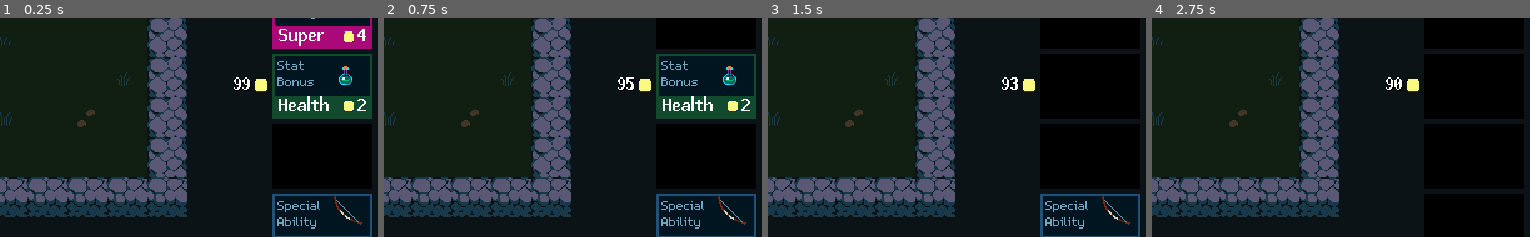
Above: before the commit, frames 1-4 (left to right).
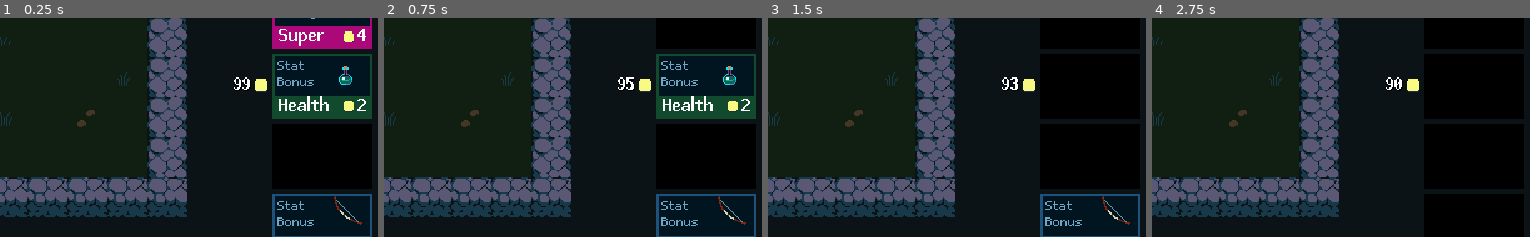
Above: after the commit, the same moments.

Repository: gustavofukunaga/tcc
Game: Godot game, scene res://Scenes/Arena/arena.tscn
The game is run twice, just before and just after one commit, with the same random seed, the same clock (stepped at 60 frames per second) and the same inputs.
Inputs (mouse positions are % of the whole screen's width and height, from its top left):
- Up to frame 1 (0.25 s): no input
- Up to frame 2 (0.75 s): click (93, 25) at 0.52 s
- Up to frame 3 (1.5 s): click (93, 40) at 1.27 s
- Up to frame 4 (2.75 s): click (93, 72) at 2.02 s
The pictures show only the part of the screen within x 50-100%, y 25-75%; the shares and areas given below are measured in that part.

The runs differ from the first frame. In frame 1, 0.3% of the frame differs, in the area x 73-85%, y 83-97%; in frame 2, 0.3%; in frame 3, 0.3%; in frame 4, nothing differs.

Commit message:
fix ability items

Diff:
--- a/Custom_nodes/items_handler.gd
+++ b/Custom_nodes/items_handler.gd
@@ -4,7 +4,7 @@
 func apply_item_effect(item: ItemStats, unit: Area2D):
 	#unit.stats.max_health += item.max_health
 	unit.stats.health += item.health
-	#unit.stats.max_mana += item.max_mana
+	unit.stats.max_mana = item.max_mana
 	#unit.stats.starting_mana += item.starting_mana
 	unit.stats.attack_damage += item.attack_damage
 	unit.stats.ability_power += item.ability_power
@@ -13,7 +13,10 @@
 	unit.stats.attack_range += item.attack_range
 	#unit.stats.melee_attack = preload("res://scenes/_effects/attack_smear_effect.tscn")
 	#unit.stats.ranged_attack = item.ranged_attack
-	#unit.stats.ability = item.ability
+	if item.ability:
+		if unit is BattleUnit:
+			unit.ability_spawner.scene = item.ability
+		unit.stats.ability = item.ability
 
 	if item.type == "Special Ability":
 		unit.stats.equipped_ability = item
--- a/Data/Items/arrow.tres
+++ b/Data/Items/arrow.tres
@@ -7,7 +7,7 @@
 script = ExtResource("1_n2f4x")
 name = "Arrow"
 description = " +4 attack range"
-type = "Special Ability"
+type = "Stat Bonus"
 rarity = 1
 gold_cost = 3
 pool_count = 5
--- a/Data/Items/arrow_special.tres
+++ b/Data/Items/arrow_special.tres
@@ -1,13 +1,27 @@
-[gd_resource type="Resource" script_class="ItemStats" load_steps=2 format=3 uid="uid://b1ynvpqy35n6b"]
+[gd_resource type="Resource" script_class="ItemStats" load_steps=4 format=3 uid="uid://b1ynvpqy35n6b"]
 
 [ext_resource type="Script" uid="uid://cwm0usltptrtm" path="res://Data/Items/item_stats.gd" id="1_ogaew"]
+[ext_resource type="PackedScene" uid="uid://b78xgtn2fbplx" path="res://Scenes/_abilities/hail_of_arrows.tscn" id="1_vytgw"]
+[ext_resource type="PackedScene" uid="uid://dxsdrhyvoicym" path="res://scenes/_effects/attack_smear_effect.tscn" id="2_skbtu"]
 
 [resource]
 script = ExtResource("1_ogaew")
 name = "Super"
+description = "3 Quick Ranged Attacks    +15 AP"
 type = "Special Ability"
 rarity = 2
 gold_cost = 4
 pool_count = 3
 skin_coordinates = Vector2i(3, 23)
+max_health = 0
+health = 0
+max_mana = 4
+starting_mana = 0
+attack_damage = 0
+ability_power = 15
+attack_speed = 0.0
+armor = 0
+attack_range = 0
+melee_attack = ExtResource("2_skbtu")
+ability = ExtResource("1_vytgw")
 metadata/_custom_type_script = "uid://cwm0usltptrtm"
--- a/Data/Items/hammer.tres
+++ b/Data/Items/hammer.tres
@@ -15,7 +15,7 @@
 skin_coordinates = Vector2i(4, 4)
 max_health = 0
 health = 0
-max_mana = 0
+max_mana = 3
 starting_mana = 0
 attack_damage = 0
 ability_power = 40
--- a/Data/Items/knife.tres
+++ b/Data/Items/knife.tres
@@ -6,15 +6,17 @@
 [resource]
 script = ExtResource("1_ounty")
 name = "Knife"
+description = "+20 AD"
 type = "Stat Bonus"
 rarity = 0
 gold_cost = 2
 pool_count = 5
 skin_coordinates = Vector2i(5, 0)
 max_health = 0
+health = 0
 max_mana = 0
 starting_mana = 0
-attack_damage = 1000
+attack_damage = 20
 ability_power = 0
 attack_speed = 0.0
 armor = 0
--- a/Data/Items/life.tres
+++ b/Data/Items/life.tres
@@ -1,11 +1,12 @@
 [gd_resource type="Resource" script_class="ItemStats" load_steps=3 format=3 uid="uid://bnl1k7cslv2qt"]
 
-[ext_resource type="PackedScene" uid="uid://dxsdrhyvoicym" path="res://Scenes/_effects/attack_smear_effect.tscn" id="1_ngcdj"]
+[ext_resource type="PackedScene" uid="uid://dxsdrhyvoicym" path="res://scenes/_effects/attack_smear_effect.tscn" id="1_ngcdj"]
 [ext_resource type="Script" uid="uid://cwm0usltptrtm" path="res://Data/Items/item_stats.gd" id="2_7lut8"]
 
 [resource]
 script = ExtResource("2_7lut8")
 name = "Health"
+description = "+25 HP"
 type = "Stat Bonus"
 rarity = 0
 gold_cost = 2
--- a/Data/Units/bram.tres
+++ b/Data/Units/bram.tres
@@ -9,8 +9,8 @@
 name = "Bram"
 skin_coordinates = Vector2i(0, 6)
 team = 0
-max_health = 100
-max_mana = 4
+max_health = 300
+max_mana = 0
 starting_mana = 0
 attack_damage = 6
 ability_power = 2
--- a/Data/Units/frod.tres
+++ b/Data/Units/frod.tres
@@ -1,6 +1,5 @@
-[gd_resource type="Resource" script_class="UnitStats" load_steps=5 format=3 uid="uid://xc2wwbeifw3u"]
+[gd_resource type="Resource" script_class="UnitStats" load_steps=4 format=3 uid="uid://xc2wwbeifw3u"]
 
-[ext_resource type="PackedScene" uid="uid://b78xgtn2fbplx" path="res://Scenes/_abilities/hail_of_arrows.tscn" id="1_1hgfd"]
 [ext_resource type="PackedScene" uid="uid://dxsdrhyvoicym" path="res://Scenes/_effects/attack_smear_effect.tscn" id="1_dwf67"]
 [ext_resource type="Script" uid="uid://b5xwqcu3p6jfw" path="res://Data/Units/unit_stats.gd" id="1_t6wlm"]
 [ext_resource type="PackedScene" uid="uid://d045ocq2a6it8" path="res://Scenes/_projectiles/frod_projectile.tscn" id="2_ybly4"]
@@ -11,14 +10,13 @@
 skin_coordinates = Vector2i(2, 6)
 team = 0
 max_health = 30
-max_mana = 5
+max_mana = 0
 starting_mana = 0
 attack_damage = 10
-ability_power = 3
+ability_power = 300
 attack_speed = 1.0
 armor = 0
 attack_range = 4
 melee_attack = ExtResource("1_dwf67")
 ranged_attack = ExtResource("2_ybly4")
-ability = ExtResource("1_1hgfd")
 metadata/_custom_type_script = "uid://b5xwqcu3p6jfw"
--- a/Data/Units/hale.tres
+++ b/Data/Units/hale.tres
@@ -1,6 +1,5 @@
-[gd_resource type="Resource" script_class="UnitStats" load_steps=5 format=3 uid="uid://d1pplv4esnoo6"]
+[gd_resource type="Resource" script_class="UnitStats" load_steps=4 format=3 uid="uid://d1pplv4esnoo6"]
 
-[ext_resource type="PackedScene" uid="uid://c0yisw37t1e0g" path="res://Scenes/_abilities/axe_swing.tscn" id="1_2tyyh"]
 [ext_resource type="Script" uid="uid://b5xwqcu3p6jfw" path="res://Data/Units/unit_stats.gd" id="1_nq6dh"]
 [ext_resource type="PackedScene" uid="uid://dxsdrhyvoicym" path="res://Scenes/_effects/attack_smear_effect.tscn" id="1_rnbw8"]
 [ext_resource type="PackedScene" uid="uid://d045ocq2a6it8" path="res://Scenes/_projectiles/frod_projectile.tscn" id="4_4oxb7"]
@@ -11,7 +10,7 @@
 skin_coordinates = Vector2i(2, 5)
 team = 0
 max_health = 70
-max_mana = 4
+max_mana = 0
 starting_mana = 0
 attack_damage = 8
 ability_power = 20
@@ -20,5 +19,4 @@
 attack_range = 1
 melee_attack = ExtResource("1_rnbw8")
 ranged_attack = ExtResource("4_4oxb7")
-ability = ExtResource("1_2tyyh")
 metadata/_custom_type_script = "uid://b5xwqcu3p6jfw"
--- a/Data/Units/unit_stats.gd
+++ b/Data/Units/unit_stats.gd
@@ -81,10 +81,9 @@
 
 
 func _set_health(value: int) -> void:
-	if value > max_health:
-		return
-
 	health = value
+	if health > max_health:
+		health = max_health
 	emit_changed()
 
 	if health <= 0:
--- a/Data/enemies/zombie.tres
+++ b/Data/enemies/zombie.tres
@@ -1,14 +1,15 @@
-[gd_resource type="Resource" script_class="UnitStats" load_steps=3 format=3 uid="uid://dlppifimvvyc0"]
+[gd_resource type="Resource" script_class="UnitStats" load_steps=4 format=3 uid="uid://dlppifimvvyc0"]
 
 [ext_resource type="Script" uid="uid://b5xwqcu3p6jfw" path="res://Data/Units/unit_stats.gd" id="1_l0pyw"]
-[ext_resource type="PackedScene" uid="uid://dxsdrhyvoicym" path="res://scenes/_effects/attack_smear_effect.tscn" id="1_qf74j"]
+[ext_resource type="PackedScene" uid="uid://dxsdrhyvoicym" path="res://Scenes/_effects/attack_smear_effect.tscn" id="1_qf74j"]
+[ext_resource type="PackedScene" uid="uid://d045ocq2a6it8" path="res://Scenes/_projectiles/frod_projectile.tscn" id="2_ug8wo"]
 
 [resource]
 script = ExtResource("1_l0pyw")
 name = "Zombie"
 skin_coordinates = Vector2i(0, 0)
 team = 1
-max_health = 300
+max_health = 150
 max_mana = 5
 starting_mana = 0
 attack_damage = 7
@@ -17,4 +18,5 @@
 armor = 0
 attack_range = 1
 melee_attack = ExtResource("1_qf74j")
+ranged_attack = ExtResource("2_ug8wo")
 metadata/_custom_type_script = "uid://b5xwqcu3p6jfw"
--- a/Scenes/Tooltips/unit_tooltip.gd
+++ b/Scenes/Tooltips/unit_tooltip.gd
@@ -44,7 +44,7 @@
 func _set_unit_stats() -> void:
 	ad_number.text = str(stats.attack_damage)
 	ap_number.text = str(stats.ability_power)
-	atk_speed_number.text = str(stats.attack_speed)
+	atk_speed_number.text = str(stats.attack_speed) + " per second"
 	atk_range_number.text = str(stats.attack_range)
 
 #func _on_items_changed() -> void:
--- a/Scenes/_abilities/hail_of_arrows.gd
+++ b/Scenes/_abilities/hail_of_arrows.gd
@@ -1,7 +1,7 @@
 class_name HailOfArrows
 extends UnitAbility
 
-#@export var extra_shots: Array[int]
+@export var extra_shots: int
 @export var time_between_extra_shots: float
 
 
@@ -9,7 +9,7 @@
 	var all_enemies := get_tree().get_nodes_in_group(UnitStats.TARGET[caster.stats.team])
 	var tween := caster.create_tween()
 
-	for _i in caster.stats.ability_power:
+	for _i in extra_shots:
 		tween.tween_interval(time_between_extra_shots)
 		tween.tween_callback(_spawn_extra_projectile.bind(all_enemies))
 
@@ -31,4 +31,4 @@
 	projectile.target = enemy.global_position
 	projectile.hitbox.collision_layer = caster.stats.get_team_collision_layer()
 	projectile.hitbox.collision_mask = caster.stats.get_team_collision_mask()
-	projectile.hitbox.damage = caster.stats.get_attack_damage()
+	projectile.hitbox.damage = caster.stats.ability_power
--- a/Scenes/_abilities/hail_of_arrows.tscn
+++ b/Scenes/_abilities/hail_of_arrows.tscn
@@ -4,5 +4,6 @@
 
 [node name="HailOfArrows" type="Node2D"]
 script = ExtResource("1_8ajoo")
+extra_shots = 3
 time_between_extra_shots = 0.15
 metadata/_custom_type_script = "uid://ccq2as4oyb7gl"
